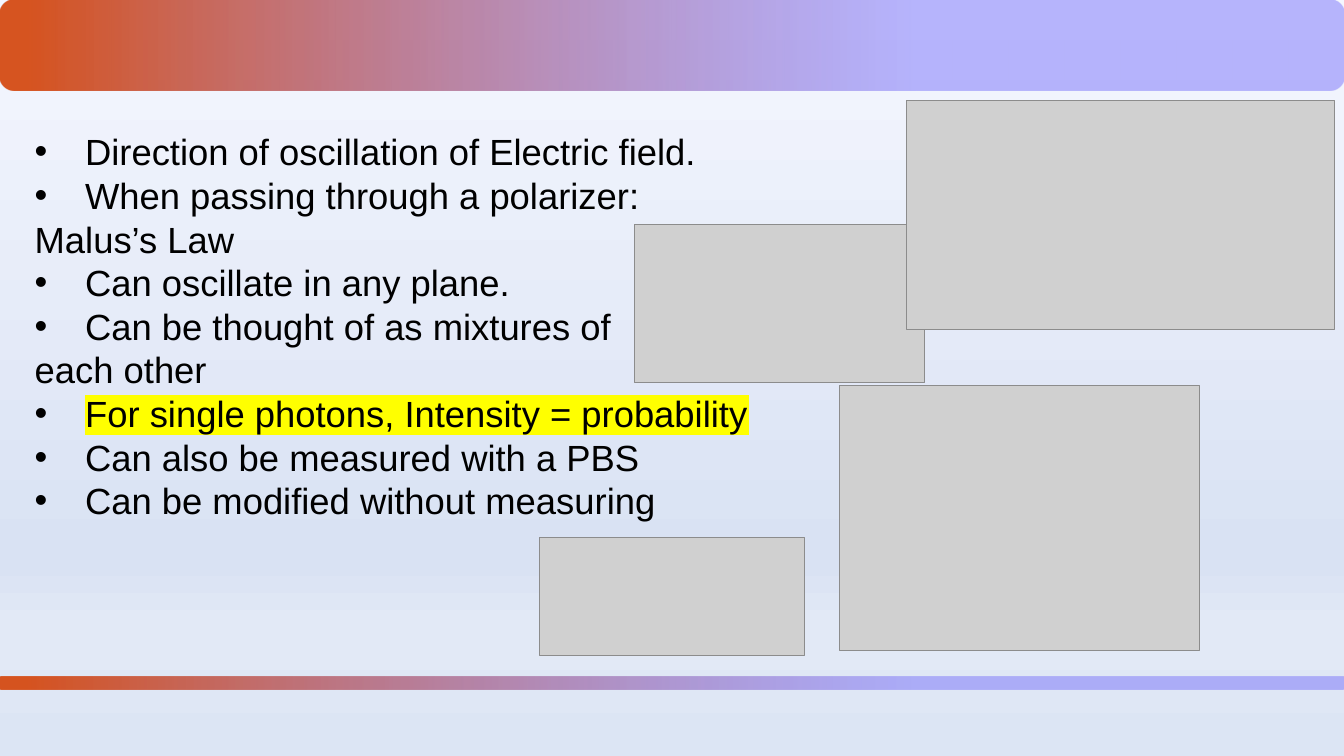
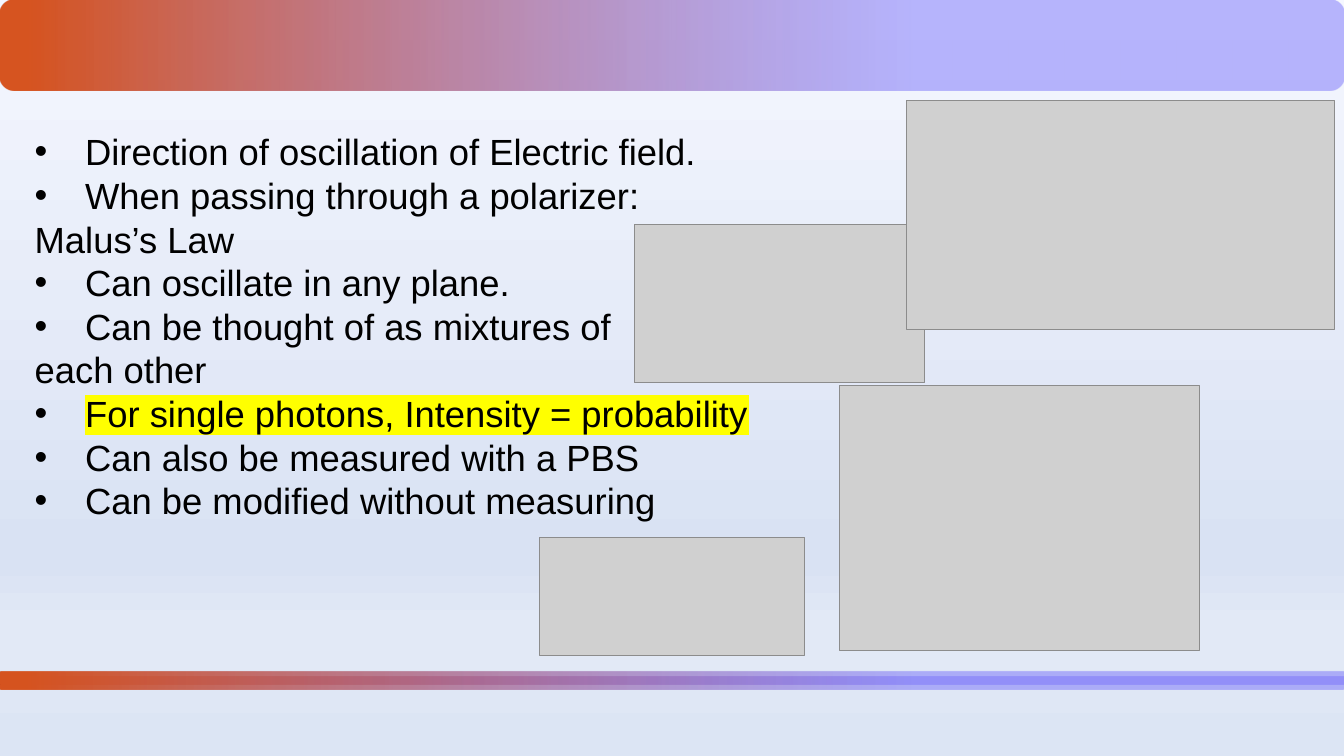
Before and after one commit to guiwecgdiu/UniversityOfBristol, a slide deck: slide 8 of Optical System and Data Network/week16/Week16_Lecture024_ASync_IntroToQuantum.pptx. Drawn at 1344x756 pixels with LibreOffice and Linux fonts; fonts in the diff are those of the drawing; grey boxes stand for pictures. Boxes give left, top, right and bottom in pixels: in the first picture for what was removed or moved away, otherwise in the second. Text is boxed around its words. In the diff, an @@ line names an element or a change of style, - is before the commit and + after.

```diff
--- a/Optical System and Data Network/week16/Week16_Lecture024_ASync_IntroToQuantum.pptx
+++ b/Optical System and Data Network/week16/Week16_Lecture024_ASync_IntroToQuantum.pptx
@@ rounded rectangle added at <box>0,671,1344,685</box>, fill gradient #D65420 to #7B75FB @@
```
Also in this commit, not shown: 1 other slide changed.
